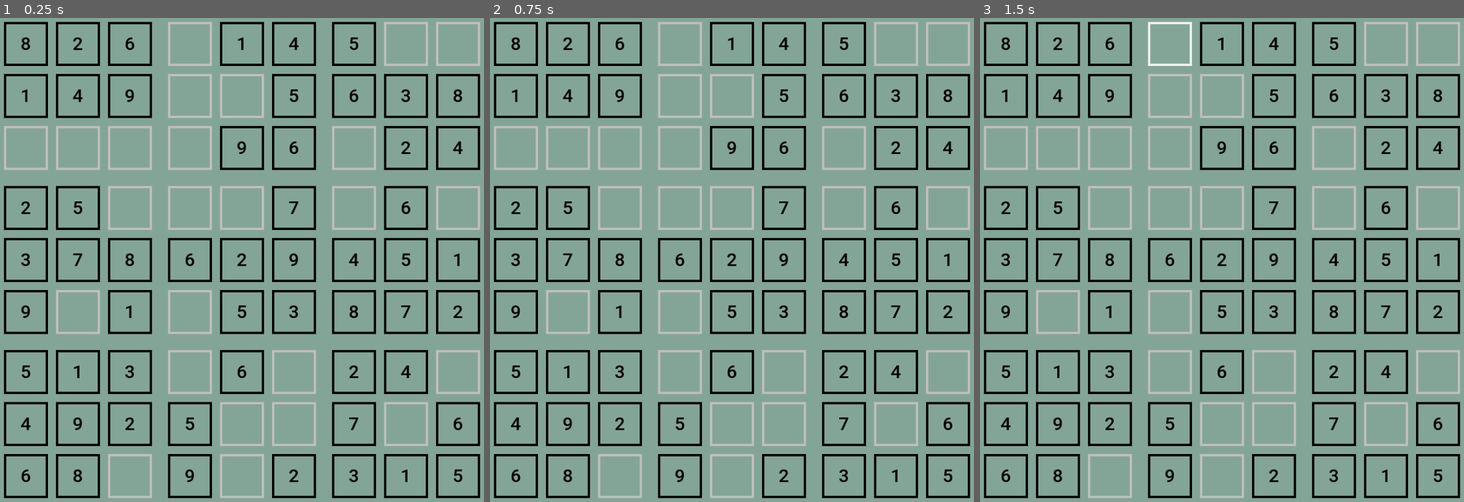
Above: before the commit, frames 1-3 (left to right).
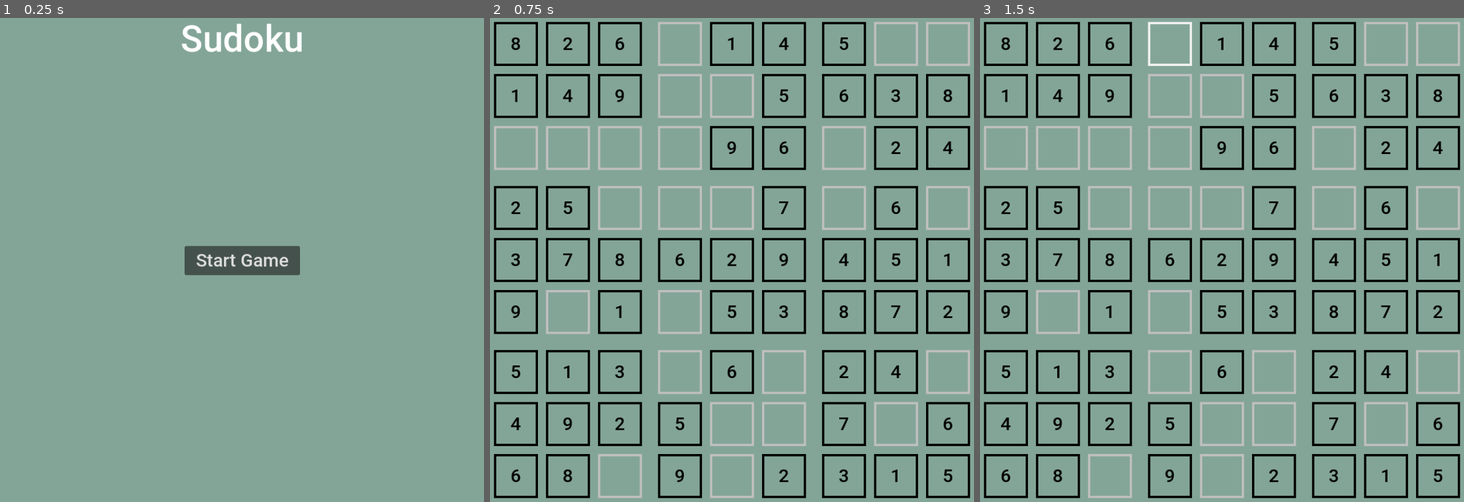
Above: after the commit, the same moments.

Repository: dudozermaks/GudokuOld
Game: Godot game, scene res://start_screen.tscn
Two runs of this game, one before a commit and one after it. Both use one fixed random seed, a clock stepped at 60 frames per second and the inputs below. Before the commit the project starts from res://main.tscn.
Inputs (mouse positions are in pixels of both pictures, inside the frame that each line leads up to):
- Up to frame 1 (0.25 s): no input
- Up to frame 2 (0.75 s): click (732, 260) at 0.5 s, where only the run after the commit has a clickable "Start Game"
- Up to frame 3 (1.5 s): click (1168, 42) at 1.27 s

The runs differ from the first frame. In frame 1, 18% of the frame differs, in the area x 0-100%, y 0-100%; in frame 2, nothing differs; in frame 3, nothing differs.

Commit message:
add start screen

Diff:
--- a/project.godot
+++ b/project.godot
@@ -11,7 +11,7 @@
 [application]
 
 config/name="gudoku"
-run/main_scene="res://main.tscn"
+run/main_scene="res://start_screen.tscn"
 config/features=PackedStringArray("4.0", "Mobile")
 config/icon="res://icon.svg"
 
--- /dev/null
+++ b/start_screen.gd
@@ -0,0 +1,9 @@
+extends Control
+
+
+# Called when the node enters the scene tree for the first time.
+func _ready():
+	pass # Replace with function body.
+
+func _on_start_game_button_up():
+	get_tree().change_scene_to_file("res://main.tscn")
--- /dev/null
+++ b/start_screen.tscn
@@ -0,0 +1,52 @@
+[gd_scene load_steps=3 format=3 uid="uid://mdg1lcpxxl7v"]
+
+[ext_resource type="Theme" uid="uid://b8q1pb1a6t13u" path="res://UI.theme" id="1_y2tjd"]
+[ext_resource type="Script" path="res://start_screen.gd" id="2_w76s5"]
+
+[node name="StartScreen" type="Control"]
+layout_mode = 3
+anchors_preset = 15
+anchor_right = 1.0
+anchor_bottom = 1.0
+grow_horizontal = 2
+grow_vertical = 2
+theme = ExtResource("1_y2tjd")
+script = ExtResource("2_w76s5")
+
+[node name="Background" type="ColorRect" parent="."]
+layout_mode = 1
+anchors_preset = 15
+anchor_right = 1.0
+anchor_bottom = 1.0
+grow_horizontal = 2
+grow_vertical = 2
+color = Color(0.513726, 0.647059, 0.596078, 1)
+
+[node name="SudokuLabel" type="Label" parent="."]
+layout_mode = 1
+anchors_preset = 5
+anchor_left = 0.5
+anchor_right = 0.5
+offset_left = -108.0
+offset_right = 108.0
+offset_bottom = 79.0
+grow_horizontal = 2
+theme_type_variation = &"Header"
+text = "Sudoku"
+
+[node name="StartGameButton" type="Button" parent="."]
+layout_mode = 1
+anchors_preset = 8
+anchor_left = 0.5
+anchor_top = 0.5
+anchor_right = 0.5
+anchor_bottom = 0.5
+offset_left = -101.0
+offset_top = -25.5
+offset_right = 101.0
+offset_bottom = 25.5
+grow_horizontal = 2
+grow_vertical = 2
+text = "Start Game"
+
+[connection signal="button_up" from="StartGameButton" to="." method="_on_start_game_button_up"]
Binary file added: UI.theme
